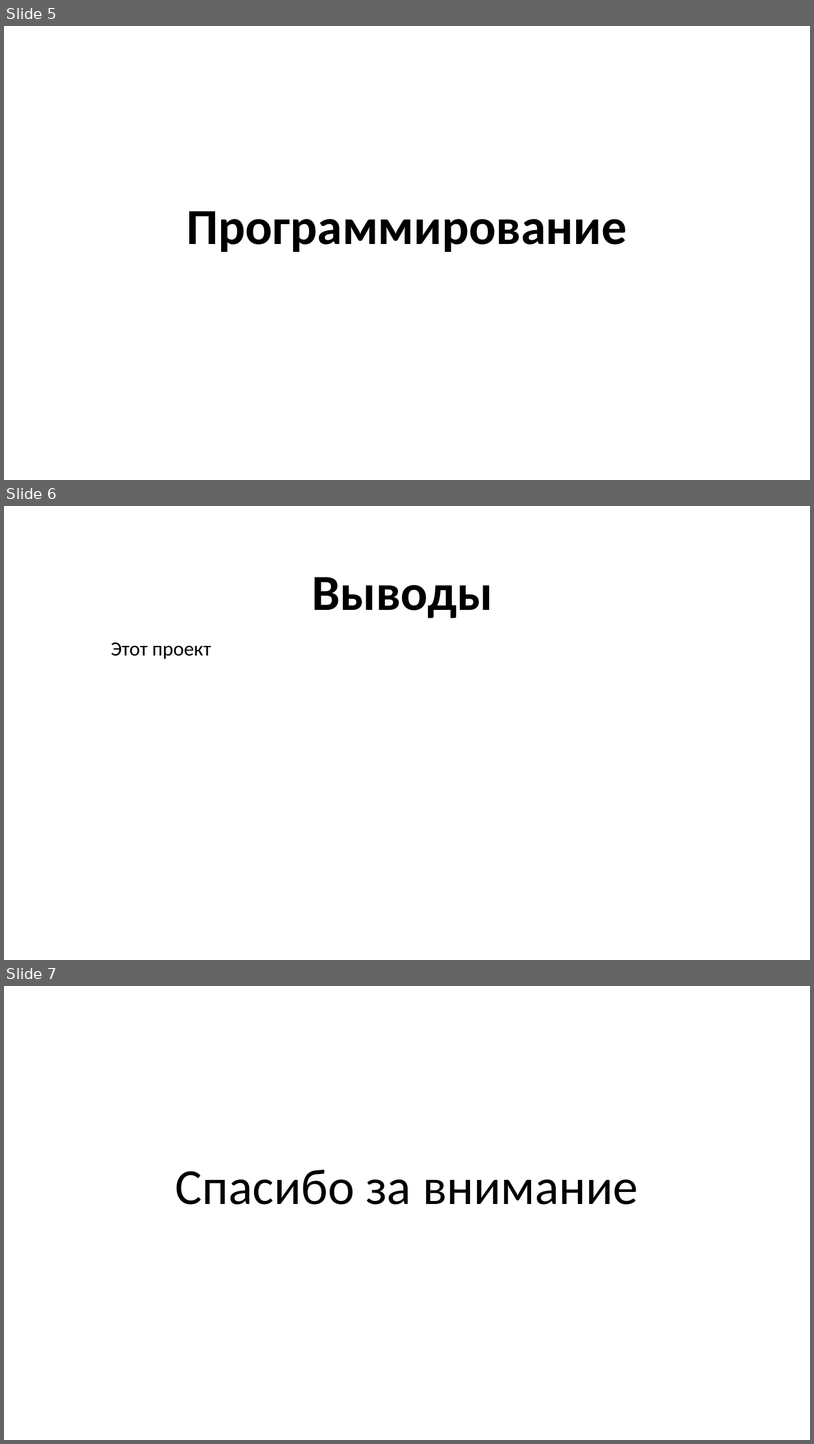
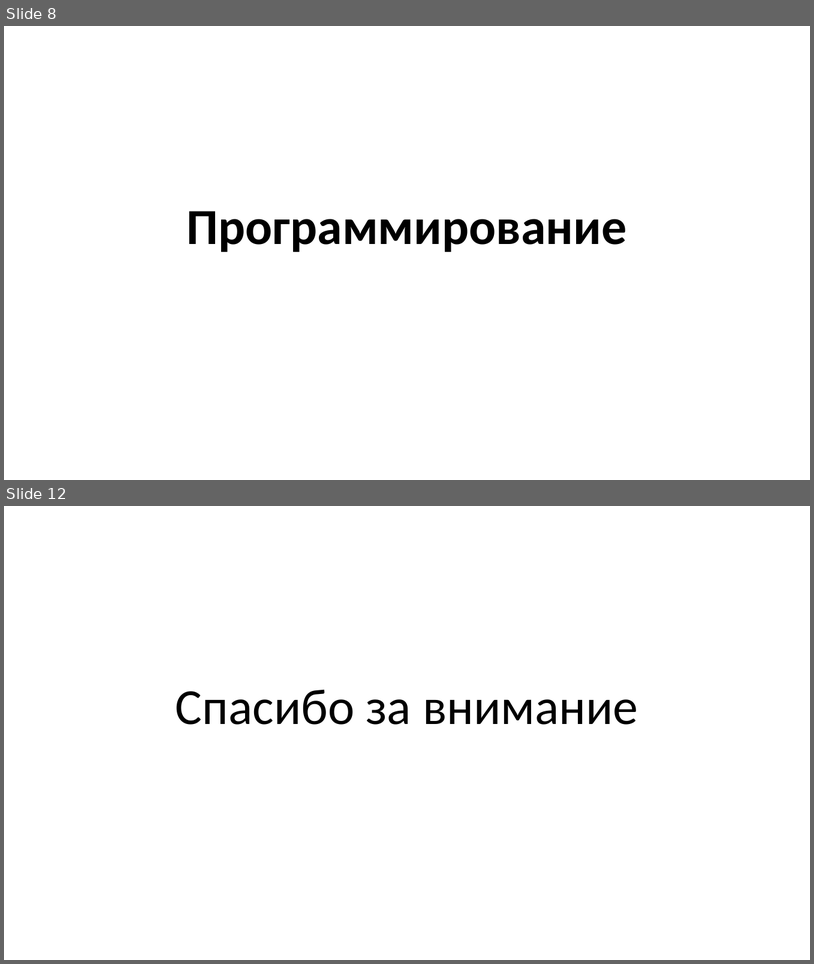
Before and after one commit to cherenuk/modeling, a slide deck: info/Моделирование.pptx. Shown one above the other, each under a label of ours: slides 5, 6 and 7 before the commit, slides 8 and 12 after it; the slides between them are not shown. The pictures are 814x1444 and 814x964 pixels, drawn with LibreOffice and Linux fonts; fonts in the diff are those of the drawing; background and template pictures are left out. Boxes give left, top, right and bottom in pixels: in the first picture for what was removed or moved away, otherwise in the second. Text is boxed around its words. In the diff, an @@ line names an element or a change of style, - is before the commit and + after.

```diff
--- a/info/Моделирование.pptx
+++ b/info/Моделирование.pptx
@@ slide 6 removed at [4,506,810,960], background picture (left out) @@
@@ title removed at [312,577,494,618] @@
-Выводы
@@ subtitle removed at [111,642,211,659] @@
-Этот проект
@@ what was slide 5 is now slide 8 @@
@@ what was slide 7 is now slide 12 @@
```
Also in this commit, not shown: 7 slides added, 1 other slide removed.
